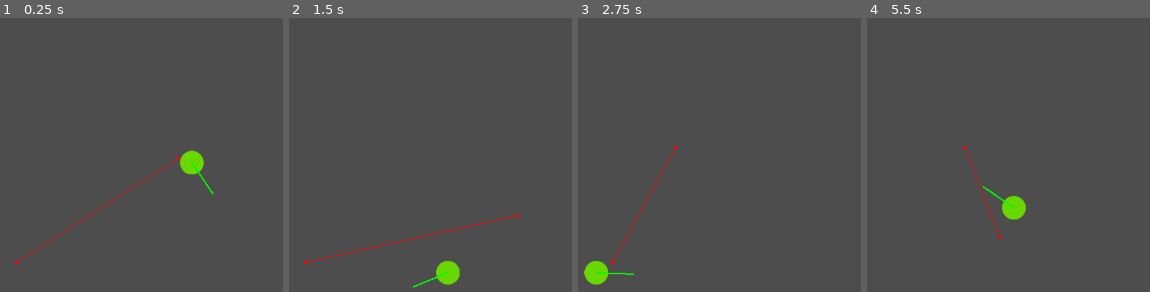
Above: before the commit, frames 1-4 (left to right).
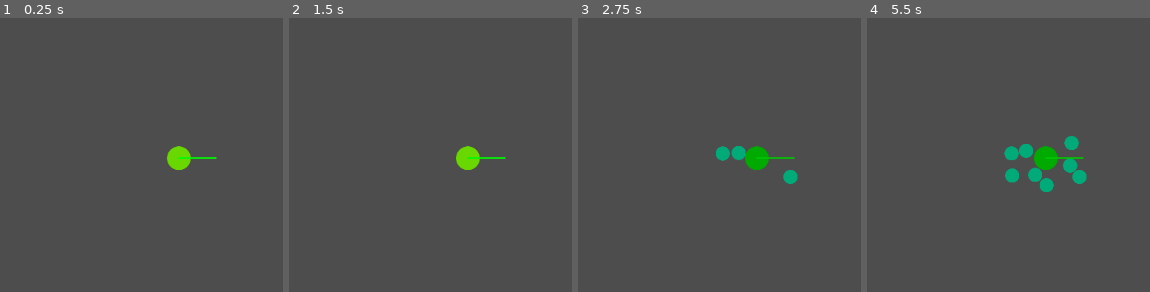
Above: after the commit, the same moments.

Repository: blekki/Bacteriostat
Game: Godot game, scene res://src/map/map.tscn
Two runs of this game, one before a commit and one after it. Both use one fixed random seed, a clock stepped at 60 frames per second and the inputs below.
Inputs:
- Up to frame 1 (0.25 s): no input
- Up to frame 2 (1.5 s): no input
- Up to frame 3 (2.75 s): no input
- Up to frame 4 (5.5 s): no input

The runs differ from the first frame. In frame 1, 1.3% of the frame differs, in the area x 5-77%, y 46-90%; in frame 2, 1.7%; in frame 3, 2.2%; in frame 4, 3.2%, in the area x 33-78%, y 43-81%.

Commit message:
Add the "EnergyCell" class and a SheddingState logic: Additional, change objects collision layers

Diff:
--- a/src/bacterium/bacterium.gd
+++ b/src/bacterium/bacterium.gd
@@ -1,16 +1,19 @@
 class_name Bacterium		# todo: rename to "Bacterium"
 extends CharacterBody2D
+
+signal energy_shed(global_position: Vector2, energy: int)
 
 # Paramenters
 # > speed - pixel/sec
 # > rotation - radian/sec
 const ACCELERATION: float = 10.0
 const MAX_SPEED: float = 200.0
-const DECELERATION_MOD: float = 0.5
-const COLLISION_DEFLECTION: float = 20.0
+const DECELERATION_MOD: float = 0.5			# todo: replace to method
+const COLLISION_DEFLECTION: float = 20.0	# todo: replace to method
 const FOV: float = PI / 3
-const ROTATION_WEIGHT: float = 0.03
+const ROTATION_WEIGHT: float = 0.03		# todo: replace to method
 const ENERGY_LIMIT = 100
+const OVERAGE_ENERGY_LIMIT = 100
 
 # object parameters
 var type: Enums.BacteriaTypes
@@ -36,9 +39,10 @@
 	behavior_state.update(self)		# errors: fix state changer
 	behavior_state.do_task(self)
 
-	_deceleration()
-	_find_target()
-	_rotate_and_force()
+	# todo: replace the next block into state
+	#_deceleration()
+	#_find_target()
+	#_rotate_and_force()
 
 	# speed limit
 	if velocity.length() > MAX_SPEED:
@@ -97,7 +101,7 @@
 	else:
 		velocity = Vector2.ZERO
 
-func collision_fluence():
+func _collision_fluence():
 	var collision = get_slide_collision(0)
 	if collision:
 		var collider = collision.get_collider()		# todo: fix unsync fluence
@@ -112,3 +116,8 @@
 	if energy - 5 >= 0:
 		energy -= 5
 	print("energy: ", energy)
+
+func shedding():
+	const cell_energy: int = 30
+	self.energy -= cell_energy
+	energy_shed.emit(global_position, cell_energy)
--- a/src/bacterium/bacterium.tscn
+++ b/src/bacterium/bacterium.tscn
@@ -8,6 +8,8 @@
 
 [node name="Bacteria" type="CharacterBody2D" unique_id=2063867343]
 scale = Vector2(0.5, 0.5)
+collision_layer = 2
+collision_mask = 2
 script = ExtResource("1_t66ox")
 metadata/_edit_group_ = true
 
--- a/src/behavior/green_special/energy_recycle_state.gd
+++ b/src/behavior/green_special/energy_recycle_state.gd
@@ -1,9 +1,9 @@
 class_name EnergyRecycleState
 extends RefCounted
 
-func update(bacteria: Bacterium):
+func update(bacterium: Bacterium):
 	if Singlton.time_season == Enums.TimeSeasons.Day:
-		bacteria.behavior_state = StateMachine.photosynthesis
+		bacterium.behavior_state = StateMachine.photosynthesis
 
-func do_task(bacteria: Bacterium):
-	bacteria.recycle_energy()
+func do_task(bacterium: Bacterium):
+	bacterium.recycle_energy()
--- a/src/behavior/green_special/photosynthesis_state.gd
+++ b/src/behavior/green_special/photosynthesis_state.gd
@@ -1,9 +1,12 @@
 class_name PhotosynthesisState
 extends RefCounted
 
-func update(bacteria: Bacterium):
-	if Singlton.time_season == Enums.TimeSeasons.Night:
-		bacteria.behavior_state = StateMachine.energy_recycle
+func update(bacterium: Bacterium):
+	#if Singlton.time_season == Enums.TimeSeasons.Night:
+		#bacterium.behavior_state = StateMachine.energy_recycle
 
-func do_task(bacteria: Bacterium):
-	bacteria.photosynthesing()
+	if bacterium.energy >= bacterium.OVERAGE_ENERGY_LIMIT:
+		bacterium.behavior_state = StateMachine.shadding
+
+func do_task(bacterium: Bacterium):
+	bacterium.photosynthesing()
--- /dev/null
+++ b/src/behavior/green_special/shadding_state.gd
@@ -0,0 +1,10 @@
+class_name ShaddingState
+extends RefCounted
+
+func update(bacterium: Bacterium):
+	# nothing
+	pass
+
+func do_task(bacterium: Bacterium):
+	bacterium.shedding()
+	bacterium.behavior_state = StateMachine.photosynthesis
--- a/src/behavior/state_machine.gd
+++ b/src/behavior/state_machine.gd
@@ -3,6 +3,7 @@
 
 static var photosynthesis = PhotosynthesisState.new()
 static var energy_recycle = EnergyRecycleState.new()
+static var shadding = ShaddingState.new()
 
 static func get_start_green_bacterium_state() -> RefCounted:	# todo: set normal returning type
 	return energy_recycle
--- /dev/null
+++ b/src/energy_cell/energy_cell.gd
@@ -0,0 +1,24 @@
+class_name EnergyCell
+extends CharacterBody2D
+
+var energy_equivalent: int = 0
+
+func _physics_process(delta: float):
+	_deceleration()
+	_collision_fluence()
+	move_and_slide()
+
+func _deceleration():
+	const DECELERATION: float = 2
+	if velocity.length() > DECELERATION:
+		velocity -= velocity.normalized() * DECELERATION
+	else:
+		velocity = Vector2.ZERO
+
+func _collision_fluence():
+	const COLLISION_DEFLECTION: float = 5.0	# todo: replace to method
+
+	var collision = get_slide_collision(0)
+	if collision:
+		var collider = collision.get_collider()		# todo: fix unsync fluence
+		velocity += collision.get_normal() * (COLLISION_DEFLECTION)
--- /dev/null
+++ b/src/energy_cell/energy_cell.tscn
@@ -0,0 +1,22 @@
+[gd_scene format=3 uid="uid://cteyw57kmgrqf"]
+
+[ext_resource type="Texture2D" uid="uid://dx5eawmxmsgpv" path="res://assets/Ellipse 1.svg" id="1_351sm"]
+[ext_resource type="Script" uid="uid://brk38vor22qpq" path="res://src/energy_cell/energy_cell.gd" id="1_mqjxt"]
+
+[sub_resource type="CircleShape2D" id="CircleShape2D_v5jjv"]
+radius = 32.0
+
+[node name="EnergyCell" type="CharacterBody2D" unique_id=1553382449]
+scale = Vector2(0.3, 0.3)
+collision_mask = 3
+script = ExtResource("1_mqjxt")
+
+[node name="CanvasModulate" type="CanvasModulate" parent="." unique_id=418749873]
+color = Color(0, 0.7904955, 0.5559541, 1)
+
+[node name="Sprite2D" type="Sprite2D" parent="CanvasModulate" unique_id=314057492]
+texture = ExtResource("1_351sm")
+
+[node name="CollisionShape2D" type="CollisionShape2D" parent="." unique_id=299581857]
+visible = false
+shape = SubResource("CircleShape2D_v5jjv")
--- a/src/map/map.gd
+++ b/src/map/map.gd
@@ -3,11 +3,13 @@
 
 const MAP_WIDTH = 1080		# in pixels
 const MAP_HEIGHT = 720
+const BACTERIAS_COUNT = 1
 const bacteria_instance = preload("res://src/bacterium/bacterium.tscn")
-const BACTERIAS_COUNT = 1
+const energy_cell_instance = preload("res://src/energy_cell/energy_cell.tscn")
 
 var collision_borders: Array[CollisionShape2D] = []
-var bacterias: Array[Bacterium] = []
+var bacteria: Array[Bacterium] = []
+var energy_cells: Array[EnergyCell] = []
 
 func _ready():
 	_init_collision_walls()
@@ -16,8 +18,9 @@
 	for i in range(BACTERIAS_COUNT):
 		var unit: Bacterium = bacteria_instance.instantiate()
 		unit.set_navigation_field(Vector2(MAP_WIDTH, MAP_HEIGHT))	# need for correct positionate
-		bacterias.push_back(unit)
-		add_child(bacterias.back())
+		unit.energy_shed.connect(_on_bacterium_energy_shed)
+		bacteria.push_back(unit)
+		add_child(bacteria.back())
 
 	_start_day()
 
@@ -45,6 +48,26 @@
 	right_border.position = Vector2(MAP_WIDTH, MAP_HEIGHT / 2)
 	right_border.scale = Vector2(NO_SCALE, UPSCALE)
 
+func _on_bacterium_energy_shed(global_position: Vector2, energy: int):	# create energy_cell
+	var cell: EnergyCell = energy_cell_instance.instantiate()
+	cell.energy_equivalent = energy
+
+	# create random impuls in random direction
+	const MIN_IMPULSE: int = 40
+	const MAX_IMPULSE: int = 80
+	var power = randf_range(MIN_IMPULSE, MAX_IMPULSE)
+	var direction = Vector2.RIGHT.rotated(randf_range(0, PI * 2))
+	var impulse = direction * power
+	cell.velocity = impulse
+
+	# set start position
+	const OFFSET: int = 20
+	cell.global_position = global_position + direction * OFFSET	# tiny offset for solve collision problems
+
+	# save energy_cell
+	energy_cells.push_back(cell)
+	add_child(energy_cells.back())
+
 # time season configuration
 func _start_day():
 	$Night.stop()
--- a/src/map/map.tscn
+++ b/src/map/map.tscn
@@ -21,6 +21,8 @@
 
 [node name="Collision" type="StaticBody2D" parent="." unique_id=1983517934]
 disable_mode = 1
+collision_layer = 255
+collision_mask = 255
 
 [node name="UpSide" type="CollisionShape2D" parent="Collision" unique_id=1520773689]
 shape = SubResource("RectangleShape2D_vfn15")
Not shown, added: src/behavior/green_special/shadding_state.gd.uid
Not shown, added: src/energy_cell/energy_cell.gd.uid
